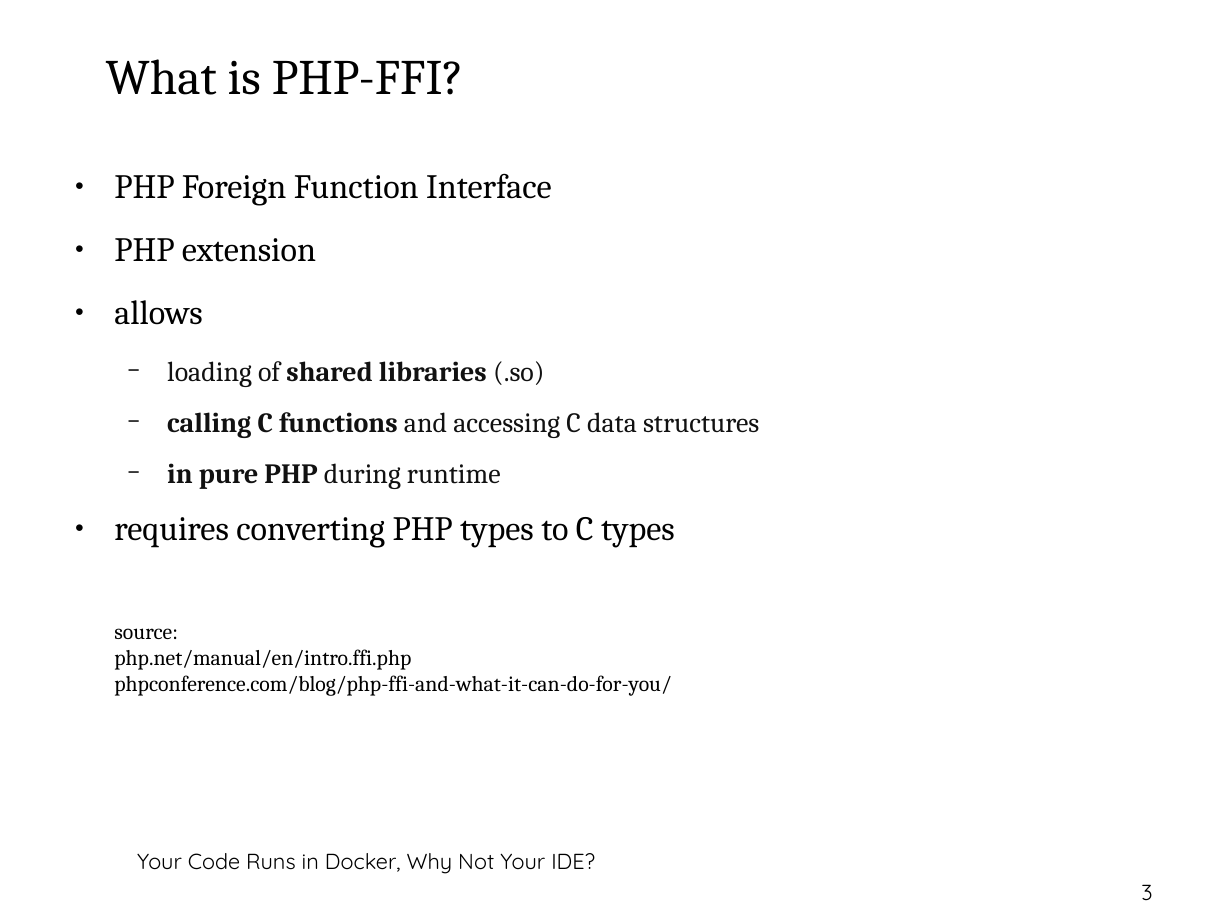
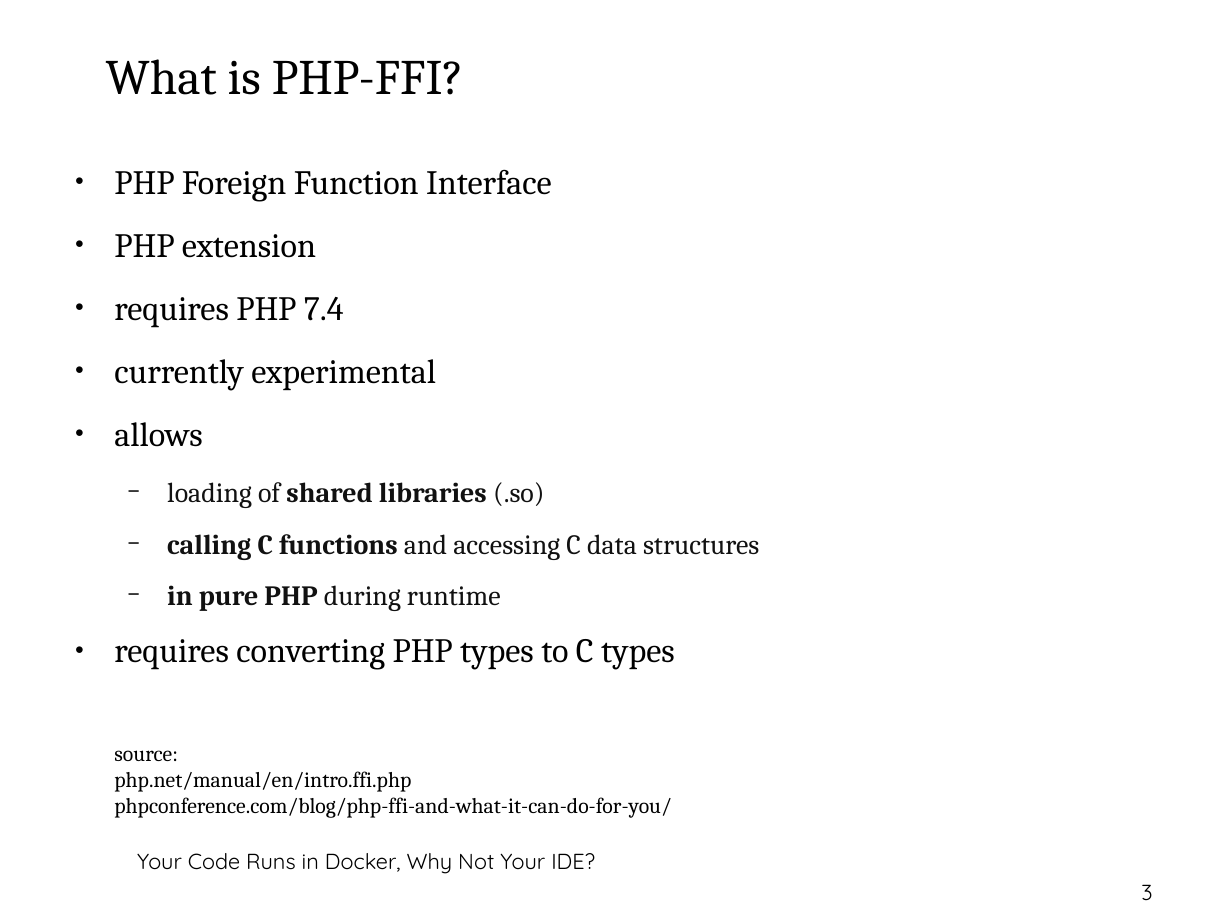
Before and after one commit to thbley/php-go-integration, a slide deck: slide 3 of getting_started_with_php_ffi.odp. Drawn at 1232x924 pixels with LibreOffice and Linux fonts; fonts in the diff are those of the drawing; background and template pictures are left out. Boxes give left, top, right and bottom in pixels: in the first picture for what was removed or moved away, otherwise in the second. Text is boxed around its words. In the diff, an @@ line names an element or a change of style, - is before the commit and + after.

```diff
--- a/getting_started_with_php_ffi.odp
+++ b/getting_started_with_php_ffi.odp
@@ text at box(114, 297, 436, 390): paragraphs added @@
+● requires PHP 7.4
+● currently experimental
```
Also in this commit, not shown: 1 other slide changed, 1 other file.
